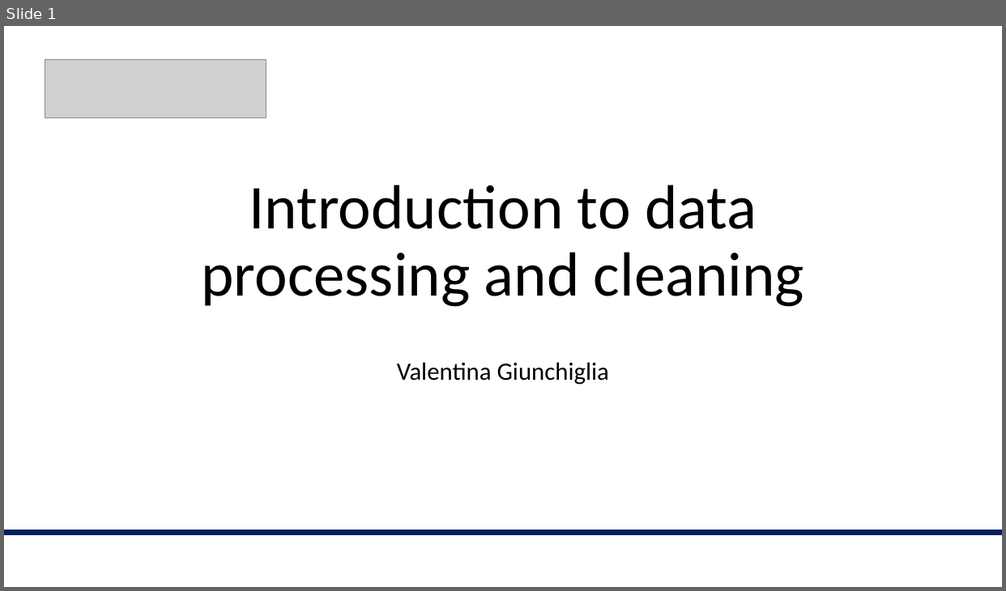
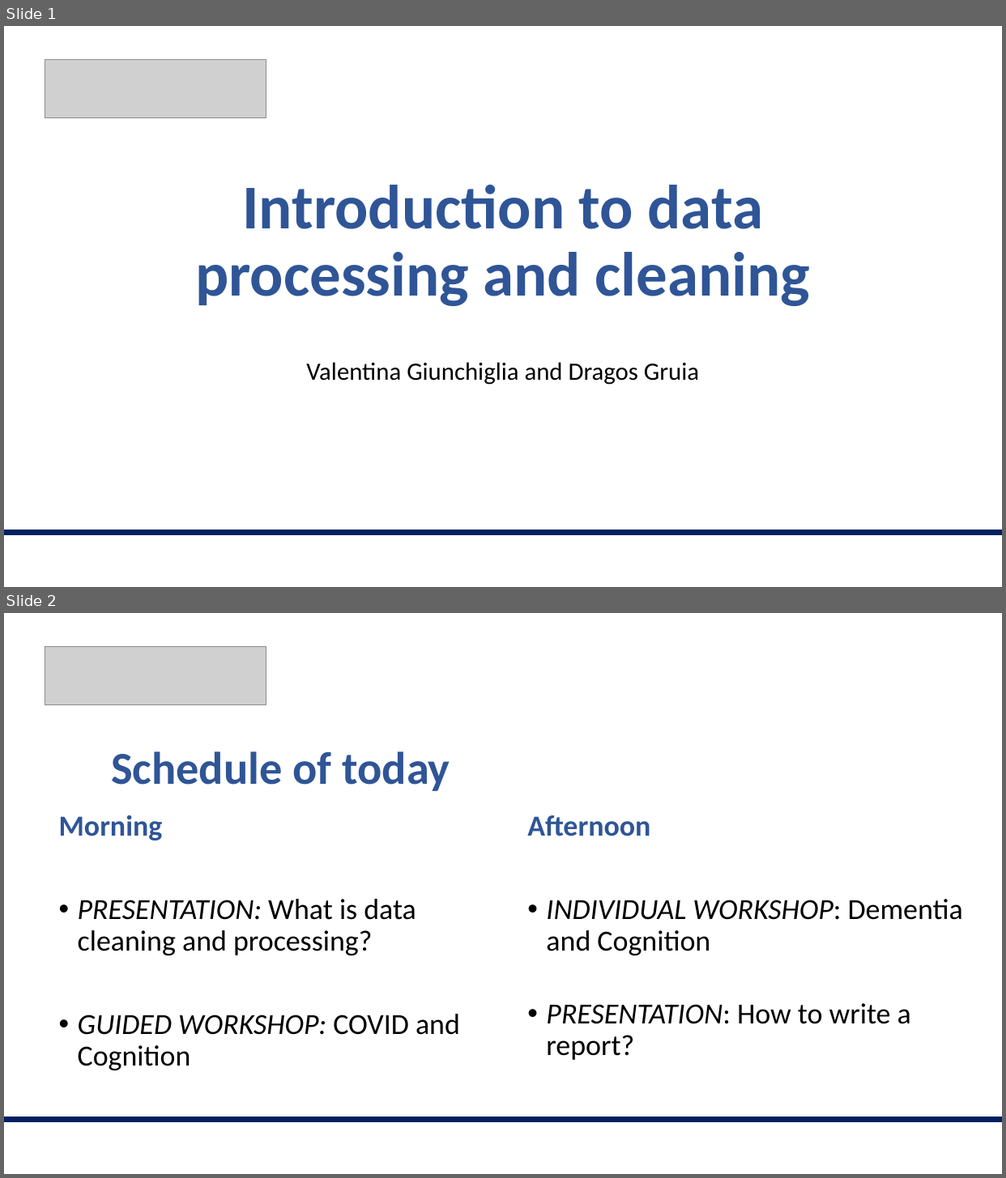
Before and after one commit to valegiunchiglia/2022-Module3-ImperialCollege, a slide deck: Day2/Day2.pptx. Shown one above the other, each under a label of ours: slide 1 before the commit, slides 1 and 2 after it. The pictures are 1006x591 and 1006x1178 pixels, drawn with LibreOffice and Linux fonts; fonts in the diff are those of the drawing; grey boxes stand for pictures. Boxes give left, top, right and bottom in pixels: in the first picture for what was removed or moved away, otherwise in the second. Text is boxed around its words. In the diff, an @@ line names an element or a change of style, - is before the commit and + after.

```diff
--- a/Day2/Day2.pptx
+++ b/Day2/Day2.pptx
@@ slide 2 added at (4, 613, 1002, 1174), background #FFFFFF @@
@@ picture added at (45, 647, 266, 705) @@
@@ title added at (111, 752, 450, 791), 44 pt, text #2F5597, bold @@
+Schedule of today
@@ text added at (59, 815, 460, 1071), 28 pt, text #000000 @@
+Morning
+• PRESENTATION: What is data cleaning and processing?
+• GUIDED WORKSHOP: COVID and Cognition
@@ text added at (527, 815, 963, 1060), 28 pt, text #000000 @@
+Afternoon
+• INDIVIDUAL WORKSHOP: Dementia and Cognition
+• PRESENTATION: How to write a report?
@@ line added from (4, 1120) to (1002, 1120), #002060 6 pt @@
@@ slide 1 changed as well @@
@@ title "Introduction to data processing and ..." at (195, 185, 810, 306): text colour #000000 to #2F5597, bold on @@
@@ subtitle at (306, 362, 699, 385): text changed @@
-Valentina Giunchiglia
+Valentina Giunchiglia and Dragos Gruia
```
Also in this commit, not shown: 1 other slide changed, 1 other slide added, 5 other files.
